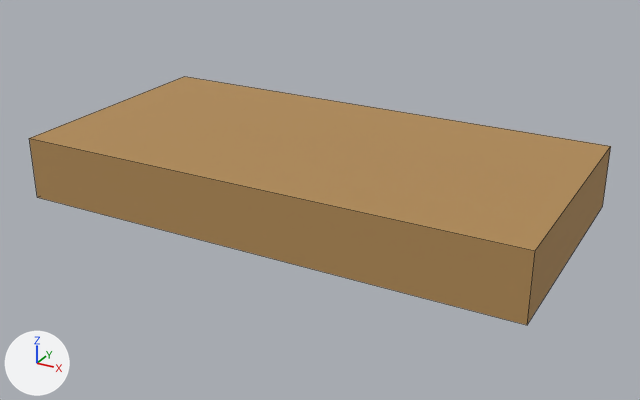
The FBX model Assets/Integrante4/Art/Mesopotamia/mesopotamia_platform.fbx as it was, and as the next commit left it.
Before and after are seen from a 50 mm camera at (6.25, -11.25, 5.17) aimed at (0.16, -0.18, -0.37). The lights are fixed; the arrows at lower left show +X, +Y and +Z. The picture after the commit comes second. Mesh edges are drawn as thin lines.

The older version as bpy lines, for what is in view:
```python
me_cubo = bpy.data.meshes.new('Cubo')
me_cubo.from_pydata(...)  # a box spanning x -4.0..4.0, y -2.0..2.0, z -0.5..0.5
me_cubo.materials.append(mat_mesopotamia_matte)  # brown #b18b56
ob_mesopotamia_platform = bpy.data.objects.new('mesopotamia_platform', me_cubo)
ob_mesopotamia_platform.location = (0.0, 0.0, 0.0)
```
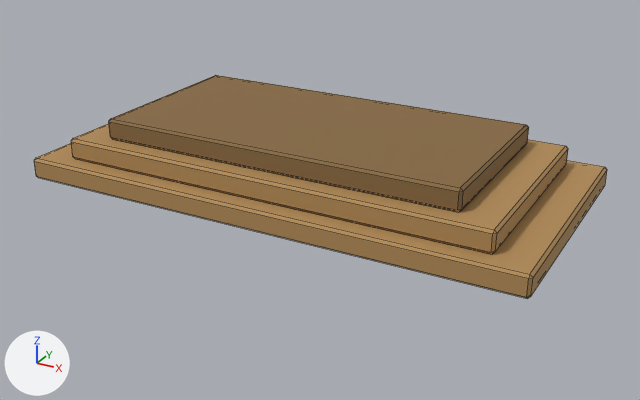
Changed parts and their boxes [x1, y1, x2, y2] in the pictures (640 x 400 px):
'mesopotamia_platform', reshaped, turned
    before: [29, 77, 611, 325]
    after: [34, 75, 607, 299]

Edits to the bpy script that builds the scene:
```text
Add mat_mesopotamia_trim:
    mat_mesopotamia_trim = principled_material('mesopotamia_trim')
    mat_mesopotamia_trim.base_color = (0.243, 0.142, 0.0516)  # brown #876940
    mat_mesopotamia_trim.roughness = 0.85
Change me_cubo:
    used by ob_mesopotamia_platform; location = (0.0, 0.0, 0.0)
    remove me_cubo.from_pydata(...)  # 8 vertices, 6 faces; spans x -4.0..4.0, y -2.0..2.0, z -0.5..0.5
    add me_cubo.from_pydata(...)  # 72 vertices, 78 faces; spans x -4.0..4.0, y -0.17..0.83, z -2.0..2.0
    me_cubo part 1: the whole mesh is rebuilt
    add me_cubo.materials.append(mat_mesopotamia_trim)  # brown #876940
Change ob_mesopotamia_platform:
    ob_mesopotamia_platform.rotation_euler: (0.0, 0.0, 0.0) -> (1.571, 0.0, 0.0)  # degrees (0, 0, 0) -> degrees (90, 0, 0)
```
